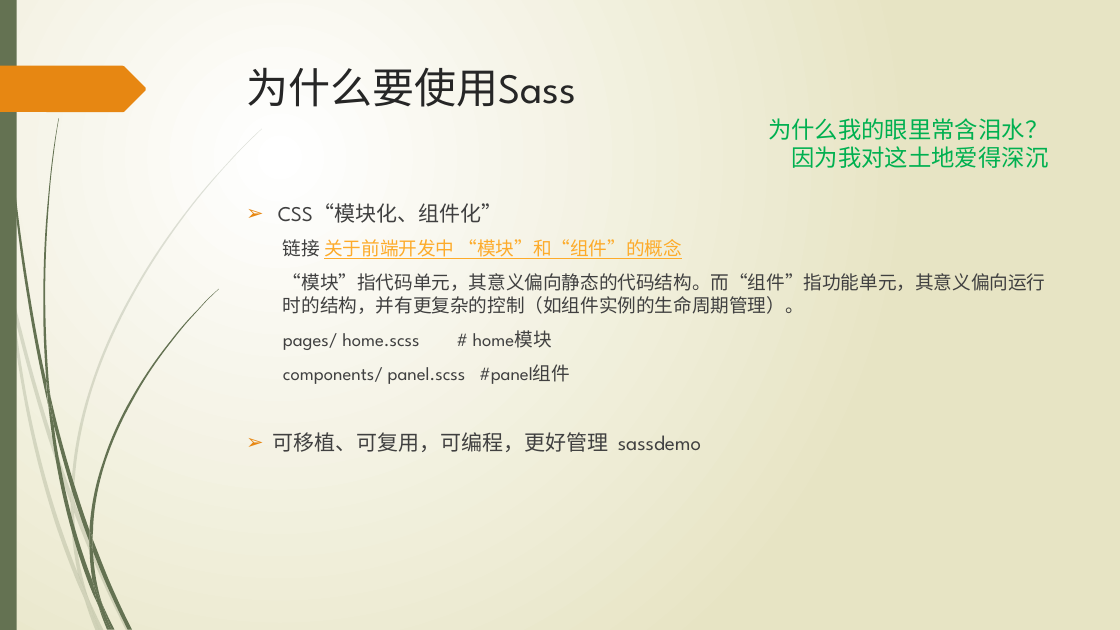
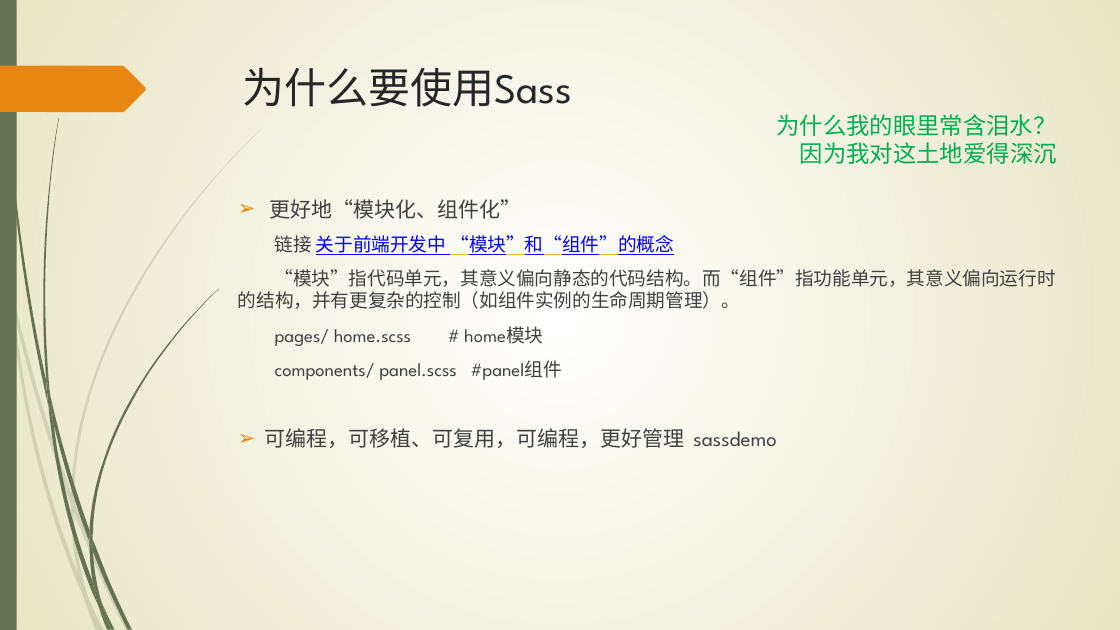
Before and after one commit to wangweihui/sassdemo, a slide deck: slide 5 of SASS愈行愈远.pptx. Drawn at 1120x630 pixels with LibreOffice and Linux fonts; fonts in the diff are those of the drawing. Boxes give left, top, right and bottom in pixels: in the first picture for what was removed or moved away, otherwise in the second. Text is boxed around its words. In the diff, an @@ line names an element or a change of style, - is before the commit and + after.

```diff
--- a/SASS愈行愈远.pptx
+++ b/SASS愈行愈远.pptx
@@ background gradient #FFFFFF to #E8E6C4 to gradient #FFFFFF to #E8E5C4 @@
@@ title "为什么要使用Sass": place and size @@
-title "为什么要使用Sass" at [247, 68, 577, 107]
+title "为什么要使用Sass" at [242, 67, 572, 107]
@@ text "为什么我的眼里常含泪水？": place and size @@
-text "为什么我的眼里常含泪水？" at [768, 118, 1048, 168]
+text "为什么我的眼里常含泪水？" at [776, 114, 1057, 164]
@@ text at [269, 199, 521, 219]: text changed @@
-➢ CSS“模块化、组件化”
+➢ 更好地“模块化、组件化”
@@ text at [238, 235, 1056, 380]: text colour #FDAB2A to #0000FF in "关于前端开发中 “模块”和“组件”的概念"; indent changed @@
@@ freeform shape at [89, 289, 218, 539]: outline redrawn @@
@@ text at [264, 428, 776, 448]: text changed @@
-➢ 可移植、可复用，可编程，更好管理 sassdemo
+➢ 可编程，可移植、可复用，可编程，更好管理 sassdemo
```
Also in this commit, not shown: 10 other slides changed, 1 slide added.
